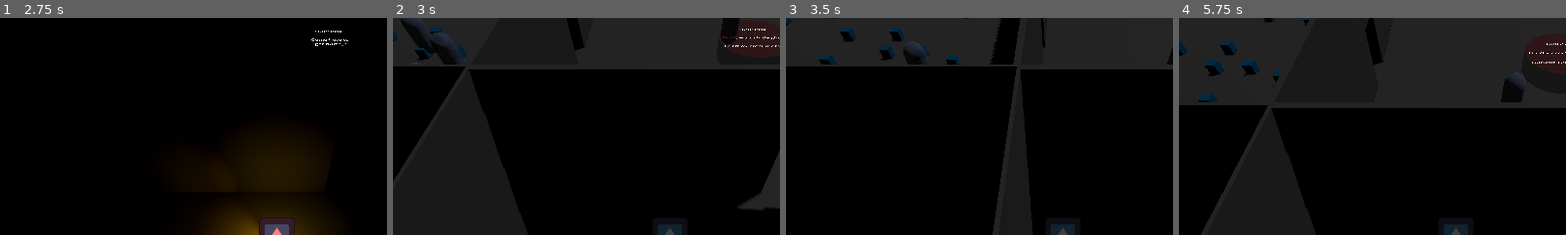
Above: before the commit, frames 1-4 (left to right).
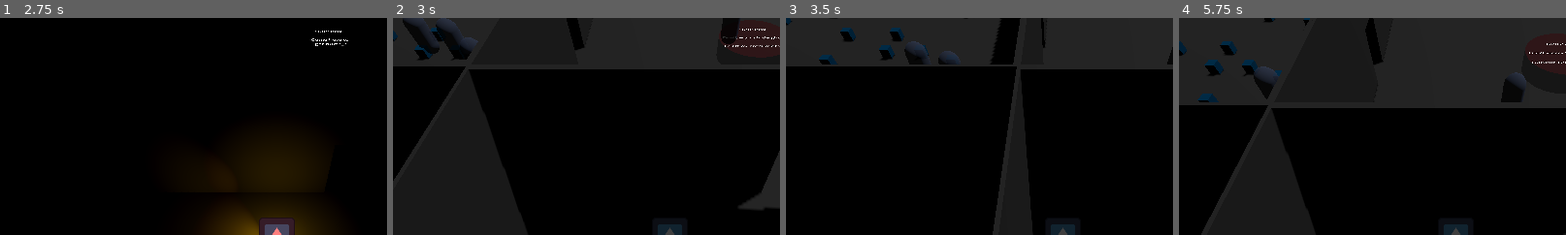
Above: after the commit, the same moments.

Repository: Rusty-Rat-Studios/dead-living-and-dying
Game: Godot game, scene res://game.tscn
The game is run twice, just before and just after one commit, with the same random seed, the same clock (stepped at 60 frames per second) and the same inputs. The engine's default icon, where the game draws it, is replaced by a stand-in: a white triangle on a blue panel in a dark square.
Inputs (mouse positions are % of the whole screen's width and height, from its top left):
- Up to frame 1 (2.75 s): tap Enter at 0.5 s; move the mouse to (45, 70) at 0.52 s; hold Up (ui_up) 0.53-2.03 s; tap Tab at 0.6, 1.35, 2.1 s; move the mouse to (80, 65) at 1.27 s; move the mouse to (20, 35) at 2.02 s; hold Left (ui_left) from 2.03 s (still down)
- Up to frame 2 (3 s): keep holding Left (ui_left); move the mouse to (55, 50) at 2.77 s; tap Tab at 2.85 s
- Up to frame 3 (3.5 s): keep holding Left (ui_left)
- Up to frame 4 (5.75 s): move the mouse to (35, 25) at 3.52 s; release Left (ui_left) at 3.53 s; hold Down (ui_down) 3.53-4.28 s; tap Tab at 3.6, 4.35, 5.1 s; move the mouse to (72, 45) at 4.27 s; hold Right (ui_right) 4.28-5.03 s; move the mouse to (30, 55) at 5.02 s; hold Up (ui_up) from 5.03 s (still down)
The pictures show only the part of the screen within x 14-64%, y 0-50%; the shares and areas given below are measured in that part.

Frame 1 is identical in both runs. In frame 2, 1.0% of the frame differs, in the area x 2-23%, y 0-22%; in frame 3, 0.2%; in frame 4, 0.4%.

Commit message:
Add debug rooms on left and right

Diff:
--- a/game.gd
+++ b/game.gd
@@ -57,7 +57,7 @@
 
 # TEMPORARY function to update ghost visibility based on player state
 func update_ghost_visibility(state_name: String) -> void:
-	var ghost: Ghost = get_node("World/RoomCenter/Ghost")
+	var ghost: Ghost = get_node("World/RoomCenter/GhostCenter")
 	var ghost_mesh_instance: MeshInstance3D = ghost.get_node("MeshInstance3D")
 	var ghost_mesh: CapsuleMesh = ghost_mesh_instance.mesh
 	var material: Material = ghost_mesh.material
--- a/game.tscn
+++ b/game.tscn
@@ -126,7 +126,7 @@
 [node name="WallWithDoor4" parent="World/RoomCenter" instance=ExtResource("11_odxui")]
 transform = Transform3D(-4.37114e-08, 0, 1, 0, 1, 0, -1, 0, -4.37114e-08, 9.95, 0, 0)
 
-[node name="Ghost" parent="World/RoomCenter" instance=ExtResource("9_t4a6d")]
+[node name="GhostCenter" parent="World/RoomCenter" instance=ExtResource("9_t4a6d")]
 transform = Transform3D(1, 0, 0, 0, 1, 0, 0, 0, 1, 0, 1, 0)
 
 [node name="Hurtbox" type="Area3D" parent="World/RoomCenter"]
@@ -169,14 +169,14 @@
 [node name="WallWithoutDoor3" parent="World/RoomLeft" instance=ExtResource("12_5tnol")]
 transform = Transform3D(-4.37114e-08, 0, 1, 0, 1, 0, -1, 0, -4.37114e-08, -9.95, 0, 0)
 
-[node name="Ghost2" parent="World/RoomLeft" instance=ExtResource("9_t4a6d")]
-transform = Transform3D(1, 0, 0, 0, 1, 0, 0, 0, 1, -5, 1, 0)
-
-[node name="Ghost3" parent="World/RoomLeft" instance=ExtResource("9_t4a6d")]
-transform = Transform3D(1, 0, 0, 0, 1, 0, 0, 0, 1, 4, 1, 4)
-
-[node name="Ghost4" parent="World/RoomLeft" instance=ExtResource("9_t4a6d")]
-transform = Transform3D(1, 0, 0, 0, 1, 0, 0, 0, 1, 0, 1, -5)
+[node name="GhostLeft1" parent="World/RoomLeft" instance=ExtResource("9_t4a6d")]
+transform = Transform3D(1, 0, 0, 0, 1, 0, 0, 0, 1, 0, 1, 0)
+
+[node name="GhostLeft2" parent="World/RoomLeft" instance=ExtResource("9_t4a6d")]
+transform = Transform3D(1, 0, 0, 0, 1, 0, 0, 0, 1, 0, 1, -3)
+
+[node name="GhostLeft3" parent="World/RoomLeft" instance=ExtResource("9_t4a6d")]
+transform = Transform3D(1, 0, 0, 0, 1, 0, 0, 0, 1, 4, 1, 0)
 
 [node name="Possessable" parent="World/RoomLeft" instance=ExtResource("13_66ase")]
 transform = Transform3D(1, 0, 0, 0, 1, 0, 0, 0, 1, 3, 0.25, 0)
@@ -231,6 +231,7 @@
 
 [node name="RoomRight" type="Node3D" parent="World"]
 transform = Transform3D(1, 0, 0, 0, 1, 0, 0, 0, 1, 20, 0, -20)
+script = ExtResource("10_uwref")
 
 [node name="Floor" parent="World/RoomRight" instance=ExtResource("10_44xgk")]
 
@@ -245,6 +246,18 @@
 
 [node name="WallWithoutDoor3" parent="World/RoomRight" instance=ExtResource("12_5tnol")]
 transform = Transform3D(-4.37114e-08, 0, 1, 0, 1, 0, -1, 0, -4.37114e-08, 9.95, 0, 0)
+
+[node name="Possessable" parent="World/RoomRight" instance=ExtResource("13_66ase")]
+transform = Transform3D(1, 0, 0, 0, 1, 0, 0, 0, 1, 0, 0.25, 0)
+
+[node name="GhostRight1" parent="World/RoomRight" instance=ExtResource("9_t4a6d")]
+transform = Transform3D(1, 0, 0, 0, 1, 0, 0, 0, 1, 4, 1, 0)
+
+[node name="GhostRight2" parent="World/RoomRight" instance=ExtResource("9_t4a6d")]
+transform = Transform3D(1, 0, 0, 0, 1, 0, 0, 0, 1, -3, 1, 2)
+
+[node name="GhostRight3" parent="World/RoomRight" instance=ExtResource("9_t4a6d")]
+transform = Transform3D(1, 0, 0, 0, 1, 0, 0, 0, 1, -2, 1, -4)
 
 [node name="RoomTop" type="Node3D" parent="World"]
 transform = Transform3D(1, 0, 0, 0, 1, 0, 0, 0, 1, 0, 0, -40)
